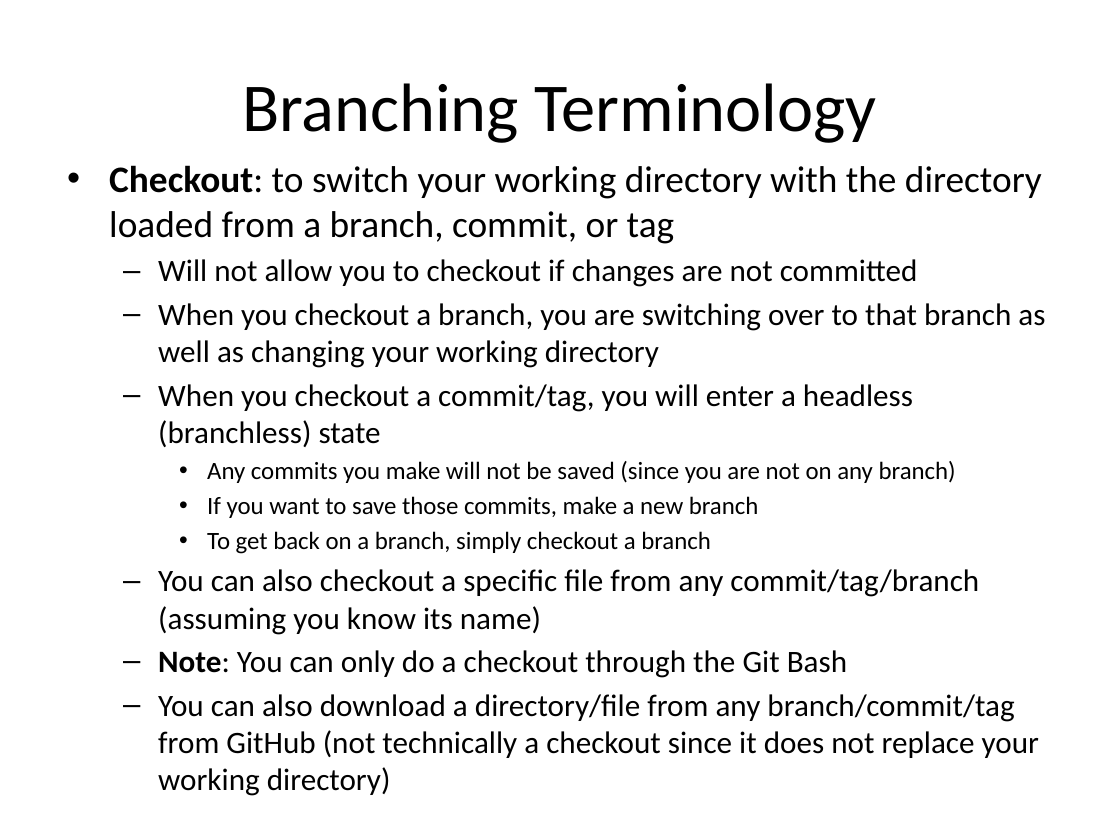
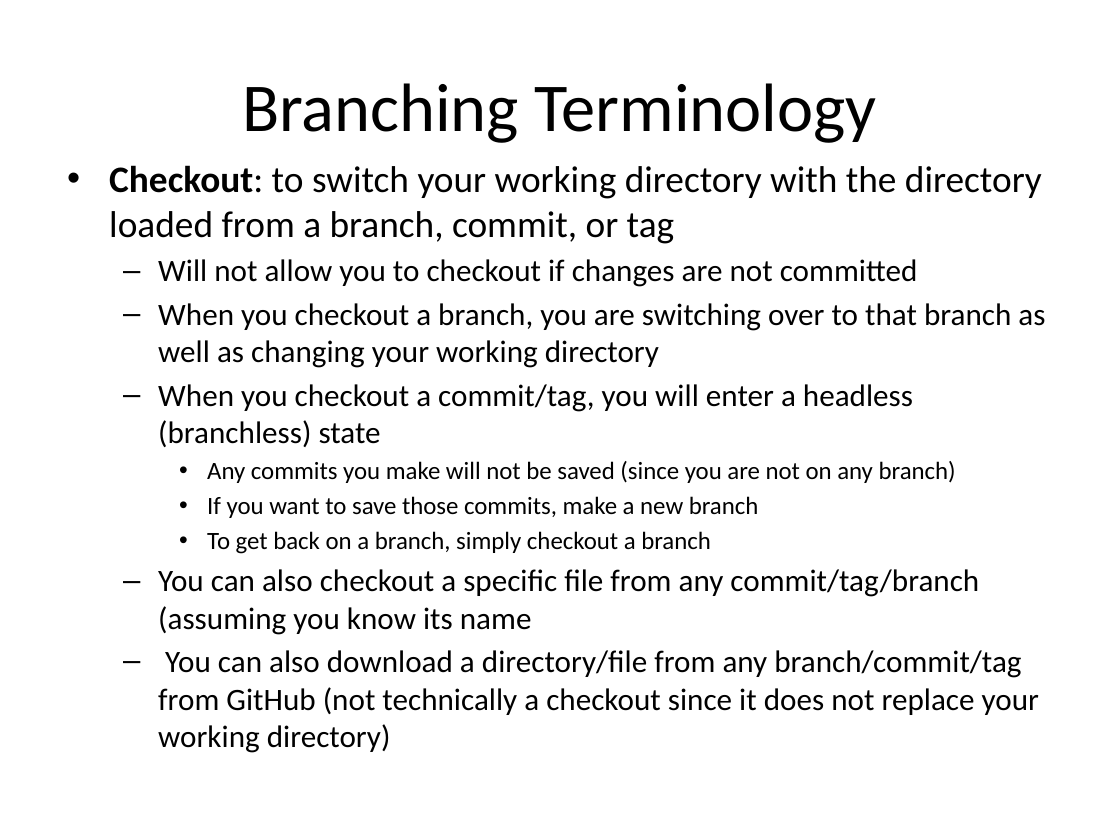
Before and after one commit to FRC4186/frc-software, a slide deck: slide 9 of Documents/GitHub_Guide_2013.pptx. Drawn at 1120x840 pixels with LibreOffice and Linux fonts; fonts in the diff are those of the drawing. Boxes give left, top, right and bottom in pixels: in the first picture for what was removed or moved away, otherwise in the second. Text is boxed around its words. In the diff, an @@ line names an element or a change of style, - is before the commit and + after.

```diff
--- a/Documents/GitHub_Guide_2013.pptx
+++ b/Documents/GitHub_Guide_2013.pptx
@@ text at [158, 569, 979, 635]: text changed @@
-  – You can also checkout a specific file from any commit/tag/branch (assuming you know its name)
-  – Note: You can only do a checkout through the Git Bash
+  – You can also checkout a specific file from any commit/tag/branch (assuming you know its name
```
Also in this commit, not shown: 5 other slides changed.
